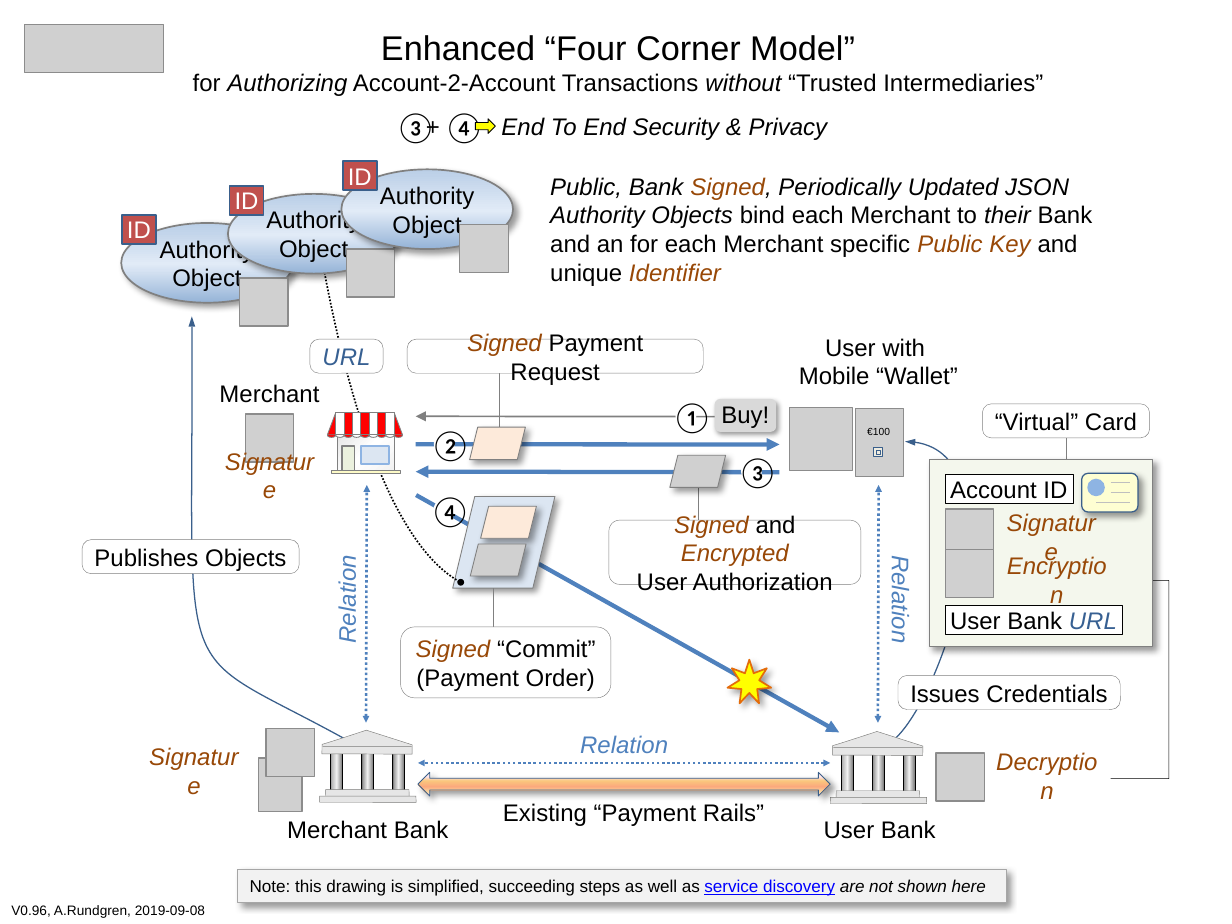
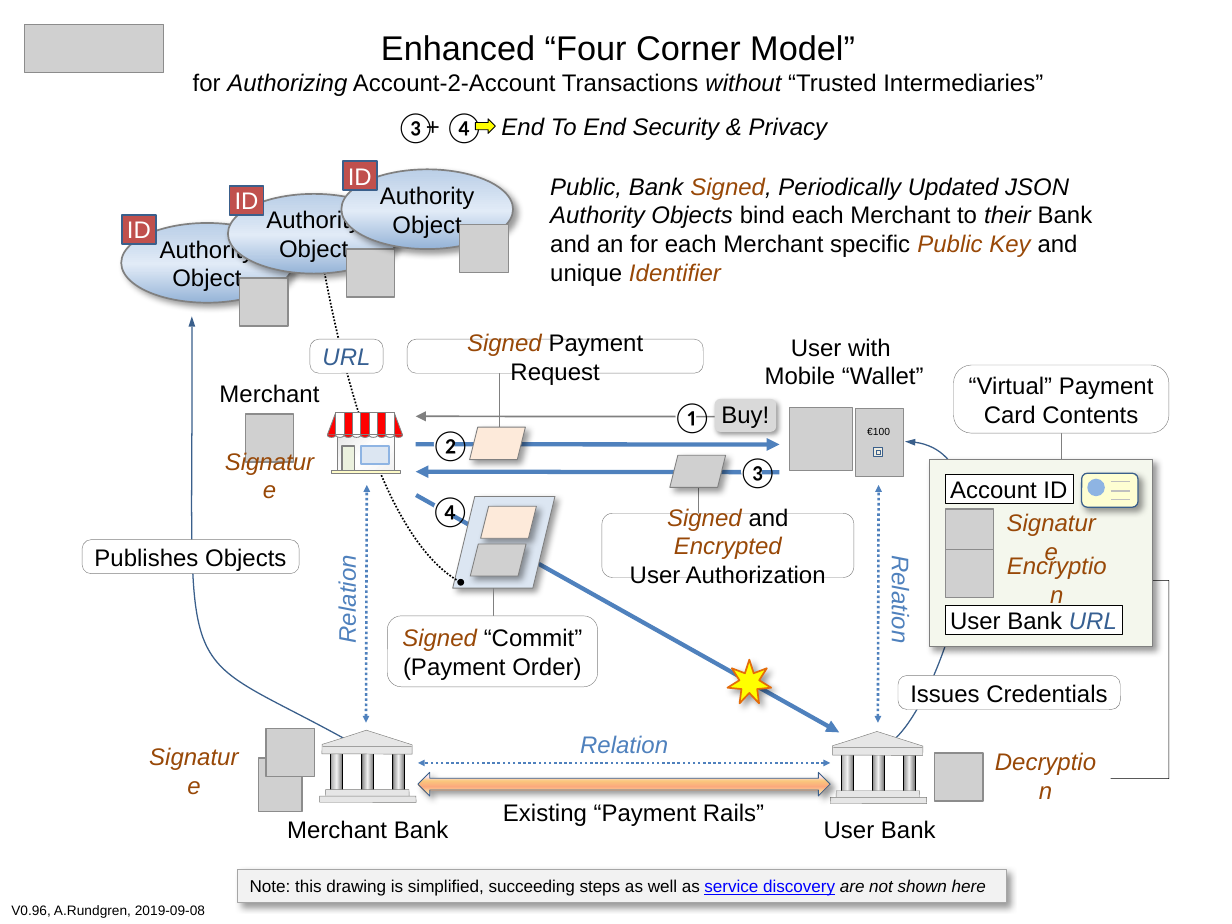
Before and after one commit to cyberphone/doc, a slide deck: slide 1 of saturn/enhanced-four-corner-model.pptx. Drawn at 1232x924 pixels with LibreOffice and Linux fonts; fonts in the diff are those of the drawing; grey boxes stand for pictures. Boxes give left, top, right and bottom in pixels: in the first picture for what was removed or moved away, otherwise in the second. Text is boxed around its words. In the diff, an @@ line names an element or a change of style, - is before the commit and + after.

```diff
--- a/saturn/enhanced-four-corner-model.pptx
+++ b/saturn/enhanced-four-corner-model.pptx
@@ text "User with": place and size @@
-text "User with" at box(799, 338, 958, 385)
+text "User with" at box(765, 338, 924, 385)
@@ rounded rectangle "“Virtual” Payment Card Contents": place and size @@
-rounded rectangle "“Virtual” Payment Card Contents" at box(982, 404, 1149, 439)
+rounded rectangle "“Virtual” Payment Card Contents" at box(954, 365, 1169, 432)
@@ text in rounded rectangle at box(969, 376, 1154, 424): text changed @@
-“Virtual” Card
+“Virtual” Payment
+Card Contents
@@ line moved from (1066, 503) - (1066, 437) to (1061, 480) - (1061, 434) @@
@@ rounded rectangle "Signed and Encrypted User Authorization": place and size @@
-rounded rectangle "Signed and Encrypted User Authorization" at box(609, 520, 860, 584)
+rounded rectangle "Signed and Encrypted User Authorization" at box(602, 514, 854, 578)
@@ line moved from (1096, 503) - (1130, 503) to (1111, 499) - (1130, 499) @@
@@ rounded rectangle "Signed “Commit”": place and size @@
-rounded rectangle "Signed “Commit”" at box(400, 627, 611, 699)
+rounded rectangle "Signed “Commit”" at box(387, 616, 598, 687)
```
Also in this commit, not shown: 1 other file.
